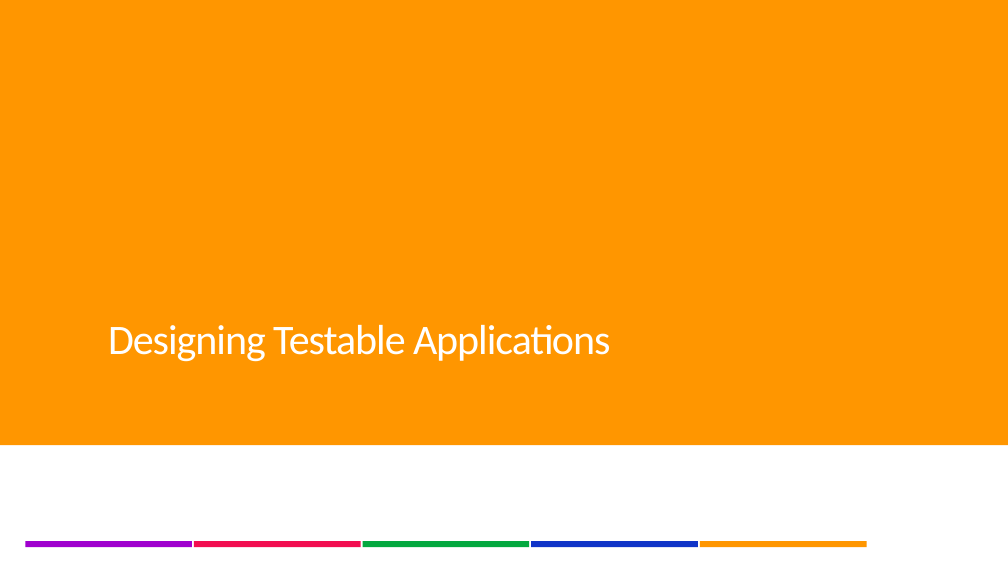
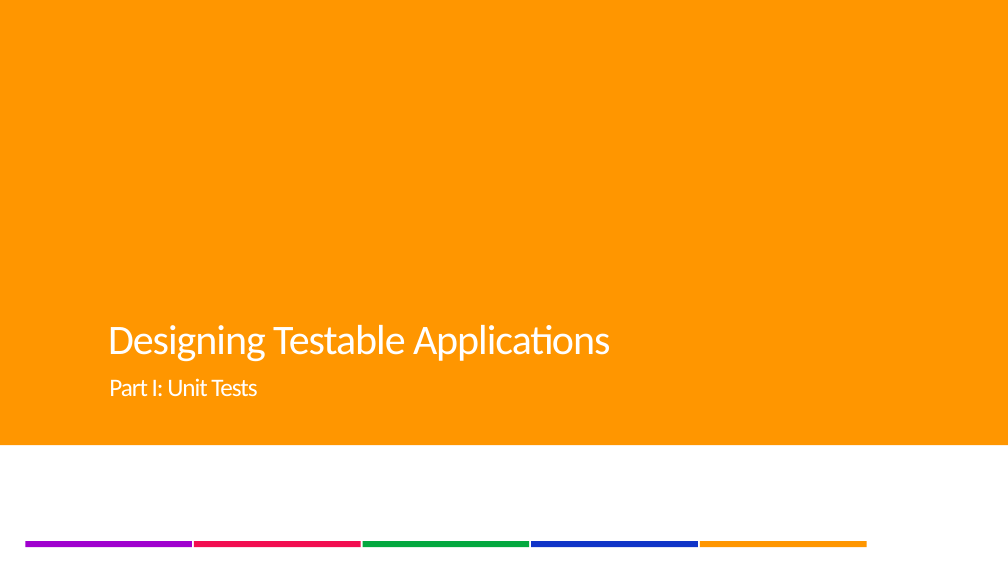
Before and after one commit to lgoldin/TestOrientedDevelopment, a slide deck: slide 1 of DesigningTestableApplications v2.pptx. Drawn at 1008x567 pixels with LibreOffice and Linux fonts; fonts in the diff are those of the drawing; background and template pictures are left out. Boxes give left, top, right and bottom in pixels: in the first picture for what was removed or moved away, otherwise in the second. Text is boxed around its words. In the diff, an @@ line names an element or a change of style, - is before the commit and + after.

```diff
--- a/DesigningTestableApplications v2.pptx
+++ b/DesigningTestableApplications v2.pptx
@@ text added at [109, 378, 257, 397], 24 pt, text #FFFFFF @@
+Part I: Unit Tests
```
Also in this commit, not shown: 2 other slides changed, 1 slide added.
